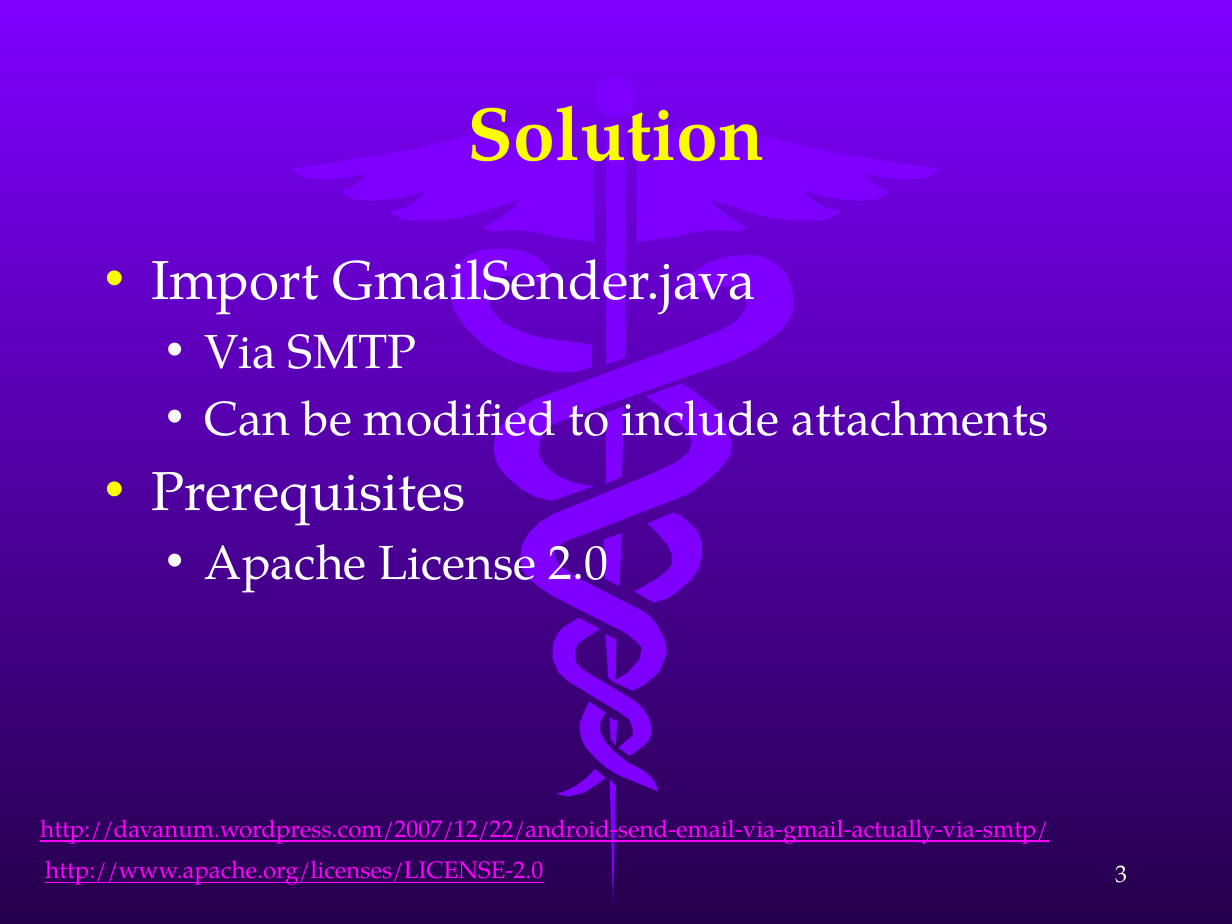
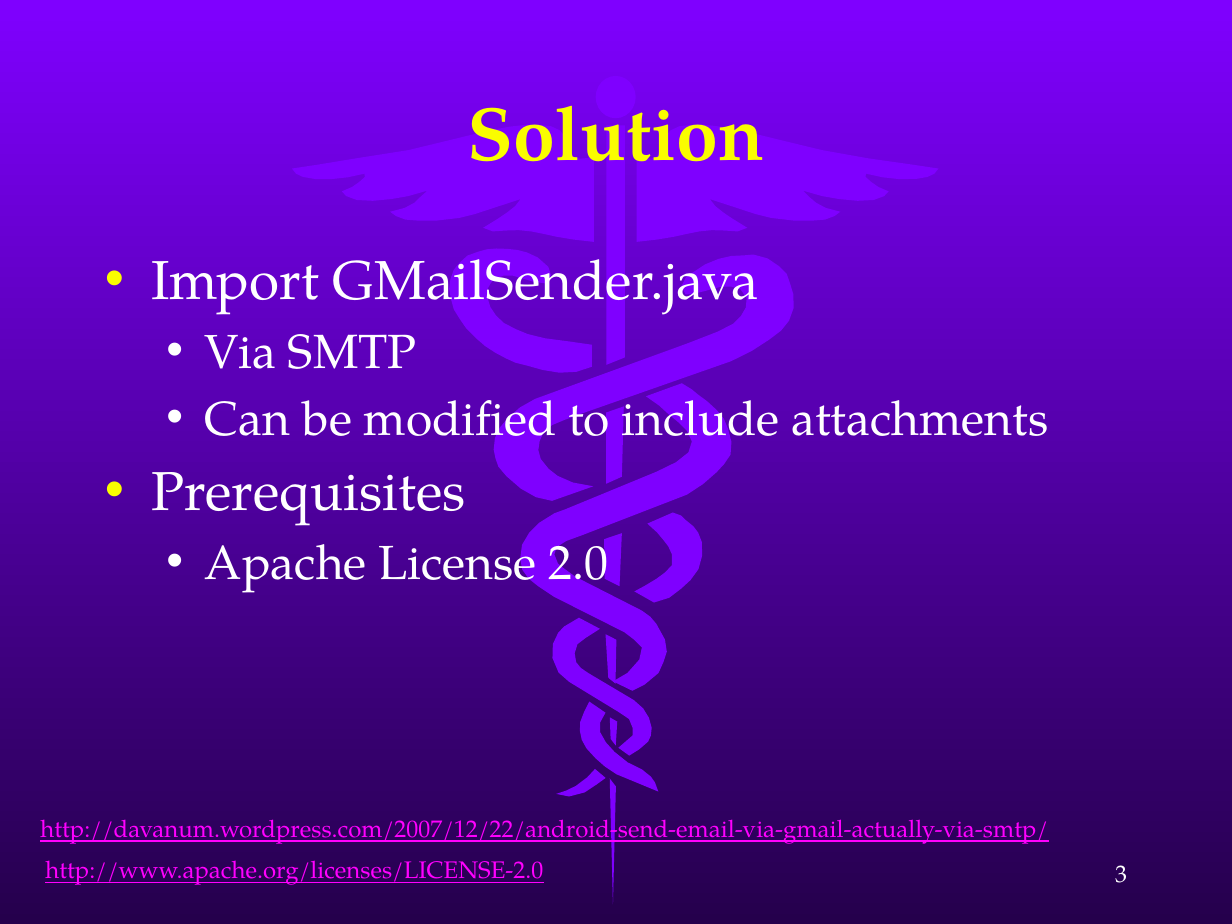
Before and after one commit to pathompongtha/myprojectname1, a slide deck: slide 3 of Reports/09-13 - JE.pptx. Drawn at 1232x924 pixels with LibreOffice and Linux fonts; fonts in the diff are those of the drawing. Boxes give left, top, right and bottom in pixels: in the first picture for what was removed or moved away, otherwise in the second. Text is boxed around its words. In the diff, an @@ line names an element or a change of style, - is before the commit and + after.

```diff
--- a/Reports/09-13 - JE.pptx
+++ b/Reports/09-13 - JE.pptx
@@ text at box(151, 241, 759, 320): text changed @@
-• Import GmailSender.java
+• Import GMailSender.java
```
Also in this commit, not shown: 1 slide added.
